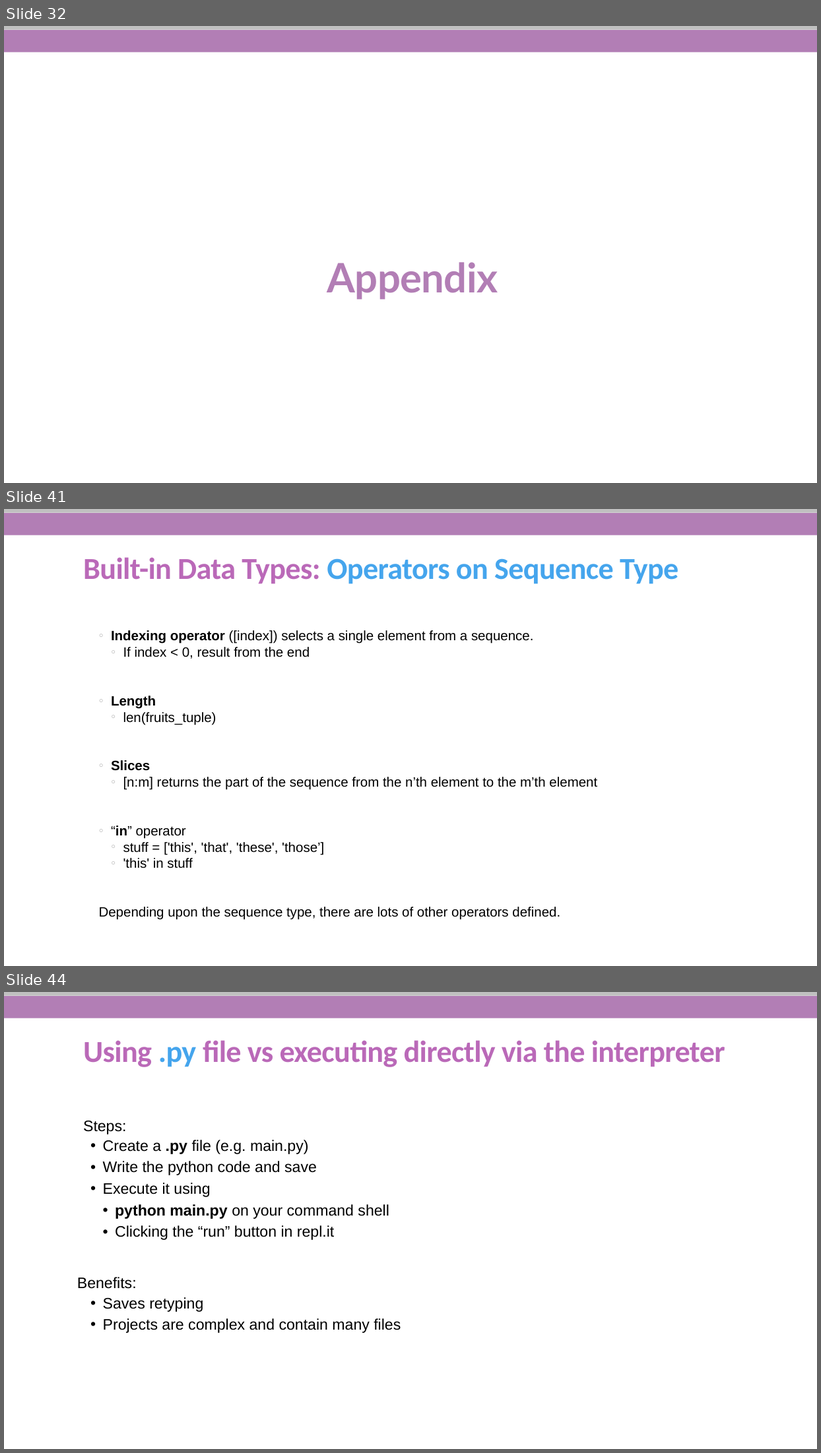
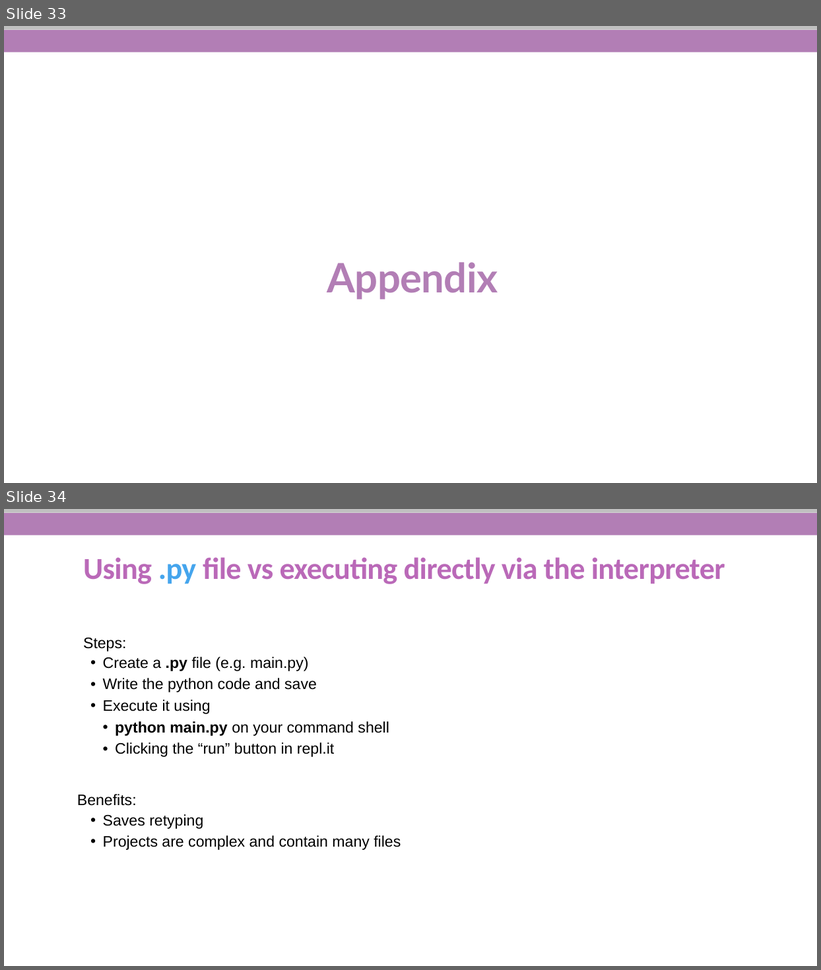
Before and after one commit to She-Codes-Now/Intro-to-Python, a slide deck: Python-SheCodesNow_updated.pptx. Shown one above the other, each under a label of ours: slides 32, 41 and 44 before the commit, slides 33 and 34 after it; the slides between them are not shown. The pictures are 821x1453 and 821x970 pixels, drawn with LibreOffice and Linux fonts; fonts in the diff are those of the drawing; background and template pictures are left out. Boxes give left, top, right and bottom in pixels: in the first picture for what was removed or moved away, otherwise in the second. Text is boxed around its words. In the diff, an @@ line names an element or a change of style, - is before the commit and + after.

```diff
--- a/Python-SheCodesNow_updated.pptx
+++ b/Python-SheCodesNow_updated.pptx
@@ slide 41 removed at (x1=4, y1=509, x2=817, y2=966), background #FFFFFF; not listed: 2 template elements that a slide beside it also shows @@
@@ title removed at (x1=83, y1=557, x2=679, y2=584) @@
-Built-in Data Types: Operators on Sequence Type
@@ text removed at (x1=99, y1=630, x2=597, y2=920) @@
-  ◦ Indexing operator ([index]) selects a single element from a sequence.
-    ◦ If index < 0, result from the end
-  ◦ Length
-    ◦ len(fruits_tuple)
-  ◦ Slices
-    ◦ [n:m] returns the part of the sequence from the n’th element to the m’th element
-  ◦ “in” operator
-    ◦ stuff = ['this', 'that', 'these', 'those’]
-    ◦ 'this' in stuff
-  Depending upon the sequence type, there are lots of other operators defined.
@@ what was slide 32 is now slide 33 @@
@@ what was slide 44 is now slide 34 @@
```
Also in this commit, not shown: 13 slides changed, 3 slides added, 11 other slides removed.
